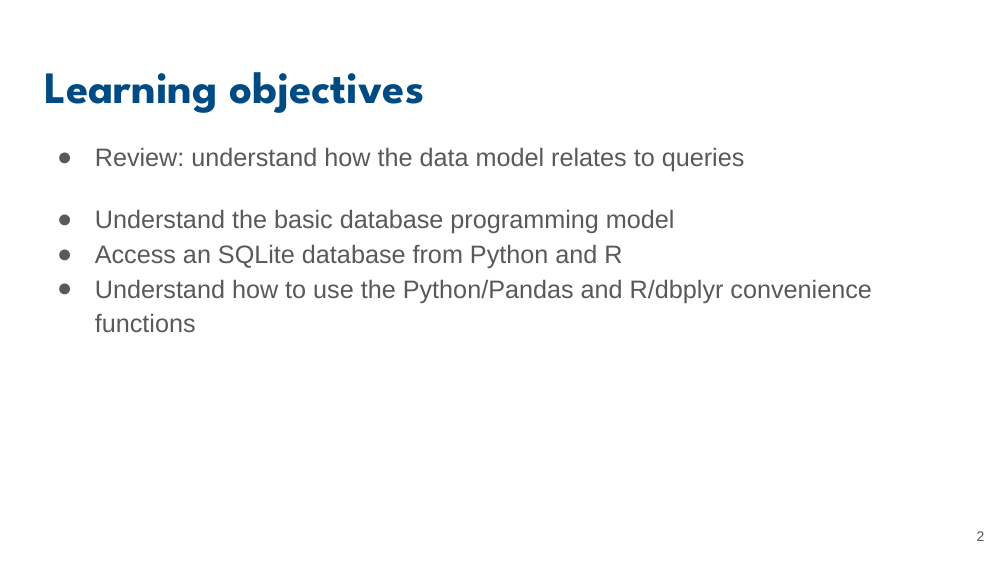
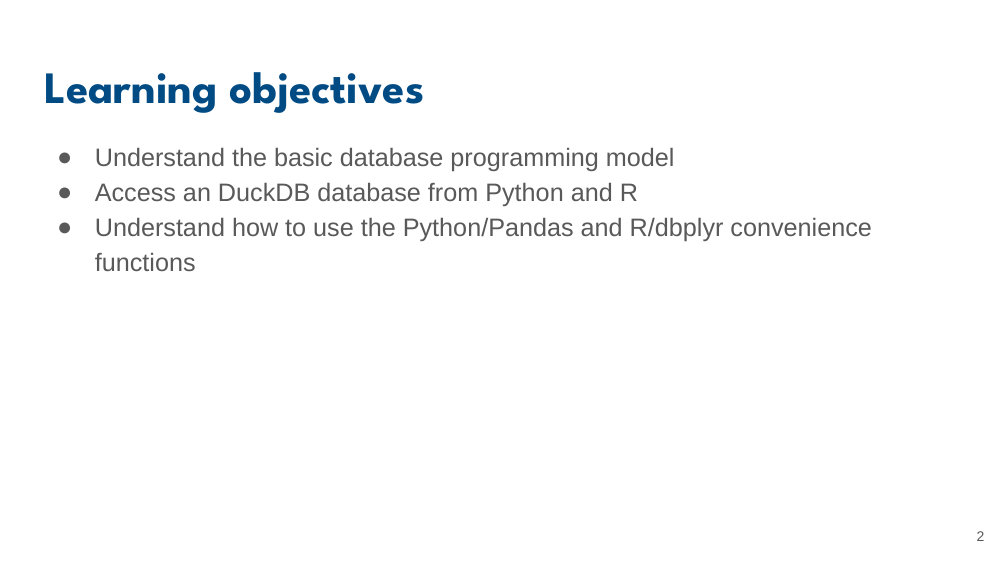
Before and after one commit to UCSB-Library-Research-Data-Services/bren-eds213, a slide deck: slide 2 of modules/week06/slides-06.pptx. Drawn at 1008x567 pixels with LibreOffice and Linux fonts; fonts in the diff are those of the drawing. Boxes give left, top, right and bottom in pixels: in the first picture for what was removed or moved away, otherwise in the second. Text is boxed around its words. In the diff, an @@ line names an element or a change of style, - is before the commit and + after.

```diff
--- a/modules/week06/slides-06.pptx
+++ b/modules/week06/slides-06.pptx
@@ text at (x1=95, y1=147, x2=745, y2=171): paragraph removed @@
-● Review: understand how the data model relates to queries
@@ text at (x1=95, y1=182, x2=638, y2=206): text changed @@
-● Access an SQLite database from Python and R
+● Access an DuckDB database from Python and R
```
Also in this commit, not shown: 1 other slide changed, 1 slide added, 4 slides removed, 11 other files.
